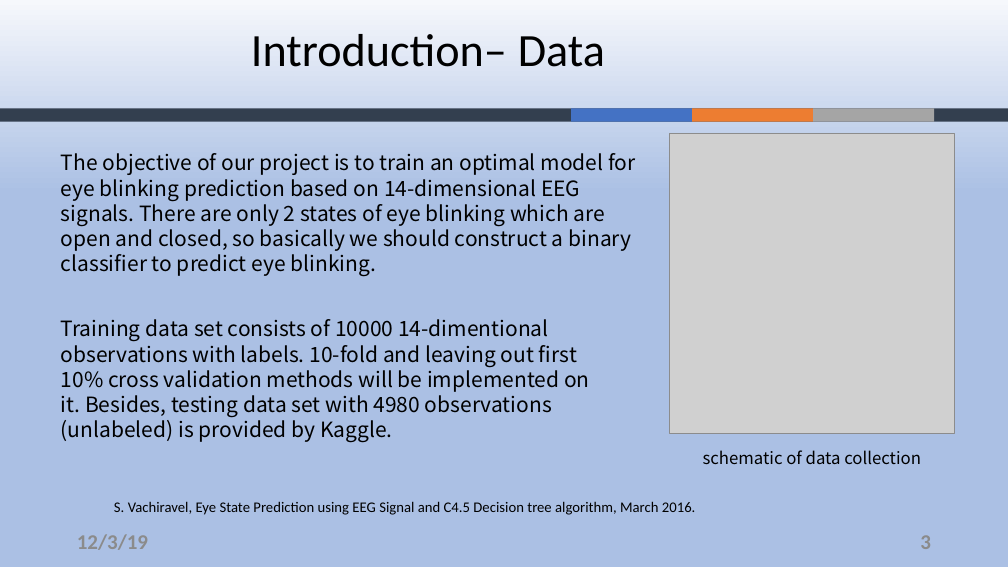
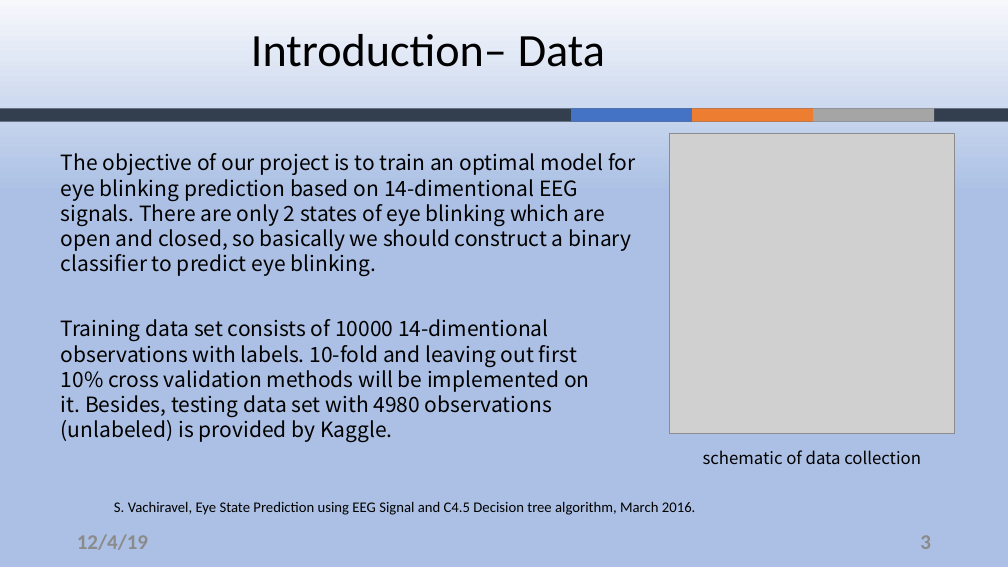
Before and after one commit to ZouYao0720/final-project-, a slide deck: slide 3 of final-presentation.pptx. Drawn at 1008x567 pixels with LibreOffice and Linux fonts; fonts in the diff are those of the drawing; grey boxes stand for pictures; background and template pictures are left out. Boxes give left, top, right and bottom in pixels: in the first picture for what was removed or moved away, otherwise in the second. Text is boxed around its words. In the diff, an @@ line names an element or a change of style, - is before the commit and + after.

Commit message:
updated on 7:47

```diff
--- a/final-presentation.pptx
+++ b/final-presentation.pptx
@@ text at <box>61,153,636,276</box>: text changed @@
-The objective of our project is to train an optimal model for eye blinking prediction based on 14-dimensional EEG signals. There are only 2 states of eye blinking which are open and closed, so basically we should construct a binary classifier to predict eye blinking.
+The objective of our project is to train an optimal model for eye blinking prediction based on 14-dimentional EEG signals. There are only 2 states of eye blinking which are open and closed, so basically we should construct a binary classifier to predict eye blinking.
@@ text at <box>77,534,148,550</box>: text changed @@
-12/3/19
+12/4/19
```
Also in this commit, not shown: 10 other slides changed.
